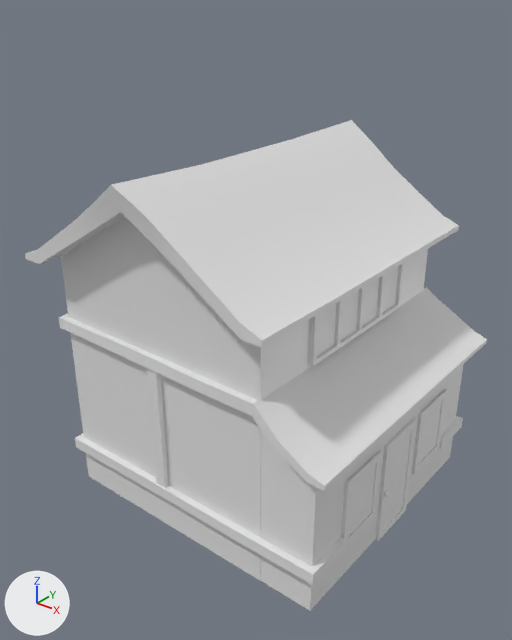
Before and after pictures for a commit that changed the Blender file Assets/Art/Models/BasicHouse.blend.
Rendered twice from a 50 mm camera at (19.3, -23.9, 16.9) aimed at (1.0, -1.1, 2.8). The axes (+X, +Y, +Z) are drawn at lower left. The lights are the same throughout.
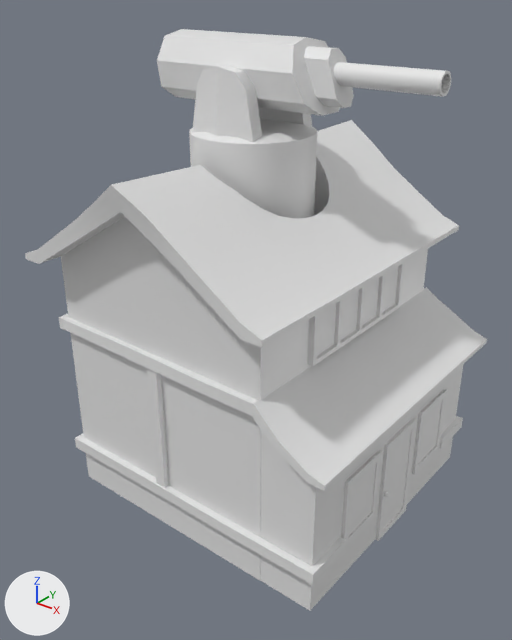
Patch to the scene script:
```diff
--- a/Assets/Art/Models/BasicHouse.blend.py
+++ b/Assets/Art/Models/BasicHouse.blend.py
@@ me_cube_002 @@
 # used by ob_cube_002; location = (0.0, 0.0, 9.68)
-me_cube_002.from_pydata(...)  # 72 vertices, 70 faces; spans x -6.5..6.5, y -7.9..7.9, z -3.8..0.7
+me_cube_002.from_pydata(...)  # 161 vertices, 106 faces; spans x -6.5..6.5, y -7.9..7.9, z -3.8..0.7
+# me_cube_002 part 1
+# 6 vertices are removed from x -1.4..1.4, y -3.1..2.7, z -1.2..0.5
+# 24 faces are deleted
+# 2 vertices move from x 0.0, y -3.3..2.6, z -0.4..0.5 to x 0.0, y -3.3..3.3, z -0.4..0.5
+# 63 vertices are added at x -3.3..3.3, y -3.3..3.3, z -2.4..0.5
+# 12 new vertices lie (0.0, 0.0, 0.9) away from vertices in x -3.3..1.9, y -3.3..2.8, z -2.4..-0.4
+# 8 new vertices lie (0.0, 0.0, 0.8) away from vertices in x -3.3..3.1, y -2.8..2.4, z -2.4..-1.5
+# 6 new vertices lie (0.0, 0.0, 1.0) away from vertices in x -1.3..1.3, y -3.1..3.3, z -1.2..-0.8
+# 6 new vertices lie (0.0, 0.0, 0.7) away from vertices in x 2.4..3.3, y -2.4..0.7, z -2.4..-1.8
+# 60 new faces join them
@@ me_cylinder_011 @@
+me_cylinder_011.from_pydata(...)  # 128 vertices, 68 faces; spans x -1.0..1.0, y -1.0..1.0, z -1.0..1.0
+me_cylinder_011.polygons.foreach_set('use_smooth', [True] * 68)
@@ me_cylinder_010 @@
+me_cylinder_010.from_pydata(...)  # 16 vertices, 10 faces; spans x -1.18..0.92, y -0.76..0.87, z -0.65..1.19
@@ me_cylinder_006 @@
+me_cylinder_006.from_pydata(...)  # 27 vertices, 20 faces; spans x -0.98..0.98, y -0.82..0.89, z -1.09..1.33
+me_cylinder_006.polygons.foreach_set('use_smooth', [True] * 20)
@@ me_cube_029 @@
+me_cube_029.from_pydata(...)  # 20 vertices, 18 faces; spans x -1.0..1.0, y -1.0..2.06, z -1.0..1.78
+me_cube_029.polygons.foreach_set('use_smooth', [True] * 18)
@@ me_cylinder_005 @@
+me_cylinder_005.from_pydata(...)  # 96 vertices, 66 faces; spans x -1.0..1.0, y -1.0..1.0, z -1.0..0.7
+me_cylinder_005.polygons.foreach_set('use_smooth', [True] * 66)
@@ ob_cylinder_007 @@
+ob_cylinder_007 = bpy.data.objects.new('Cylinder.007', me_cylinder_011)
+ob_cylinder_007.location = (5.85, 0.0, 13.62)
+ob_cylinder_007.rotation_euler = (0.0, 1.571, 0.0)  # degrees (0, 90, 0)
+ob_cylinder_007.scale = (0.421, 0.421, 2.61)
@@ ob_cylinder_006 @@
+ob_cylinder_006 = bpy.data.objects.new('Cylinder.006', me_cylinder_010)
+ob_cylinder_006.location = (3.4, 0.0, 13.33)
+ob_cylinder_006.rotation_euler = (-1.571, 1.963, -1.571)  # degrees (-90, 112, -90)
@@ ob_cylinder_004 @@
+ob_cylinder_004 = bpy.data.objects.new('Cylinder.004', me_cylinder_006)
+ob_cylinder_004.location = (-0.74, 0.0, 13.43)
+ob_cylinder_004.rotation_euler = (1.571, 0.0, 1.571)  # degrees (90, 0, 90)
+ob_cylinder_004.scale = (1.61, 1.61, 3.45)
@@ ob_cube_029 @@
+ob_cube_029 = bpy.data.objects.new('Cube.029', me_cube_029)
+ob_cube_029.location = (0.0, 1.73, 12.0)
+ob_cube_029.scale = (1.65, 0.302, 1.0)
@@ ob_cube_028 @@
+ob_cube_028 = bpy.data.objects.new('Cube.028', me_cube_029.copy())
+ob_cube_028.location = (0.0, -1.73, 12.0)
+ob_cube_028.scale = (1.65, -0.302, 1.0)
@@ ob_cylinder_005 @@
+ob_cylinder_005 = bpy.data.objects.new('Cylinder.005', me_cylinder_005)
+ob_cylinder_005.location = (0.0, 0.0, 9.35)
+ob_cylinder_005.scale = (2.71, 2.71, 2.71)
```

Where the change shows, as pixel boxes (x1, y1, x2, y2) in the pictures (512 x 640 px):
'Cylinder.004', added
    after: (157, 29, 340, 116)
'Cylinder.005', added
    after: (189, 118, 317, 218)
'Cube.028', added
    after: (192, 65, 262, 142)
'Cylinder.007', added
    after: (334, 62, 451, 97)
'Cylinder.006', added
    after: (304, 46, 354, 108)
'Cube.029', added
    after: (258, 107, 312, 127)
part 1 of me_cube_002, built on
    both: (100, 120, 394, 282)
